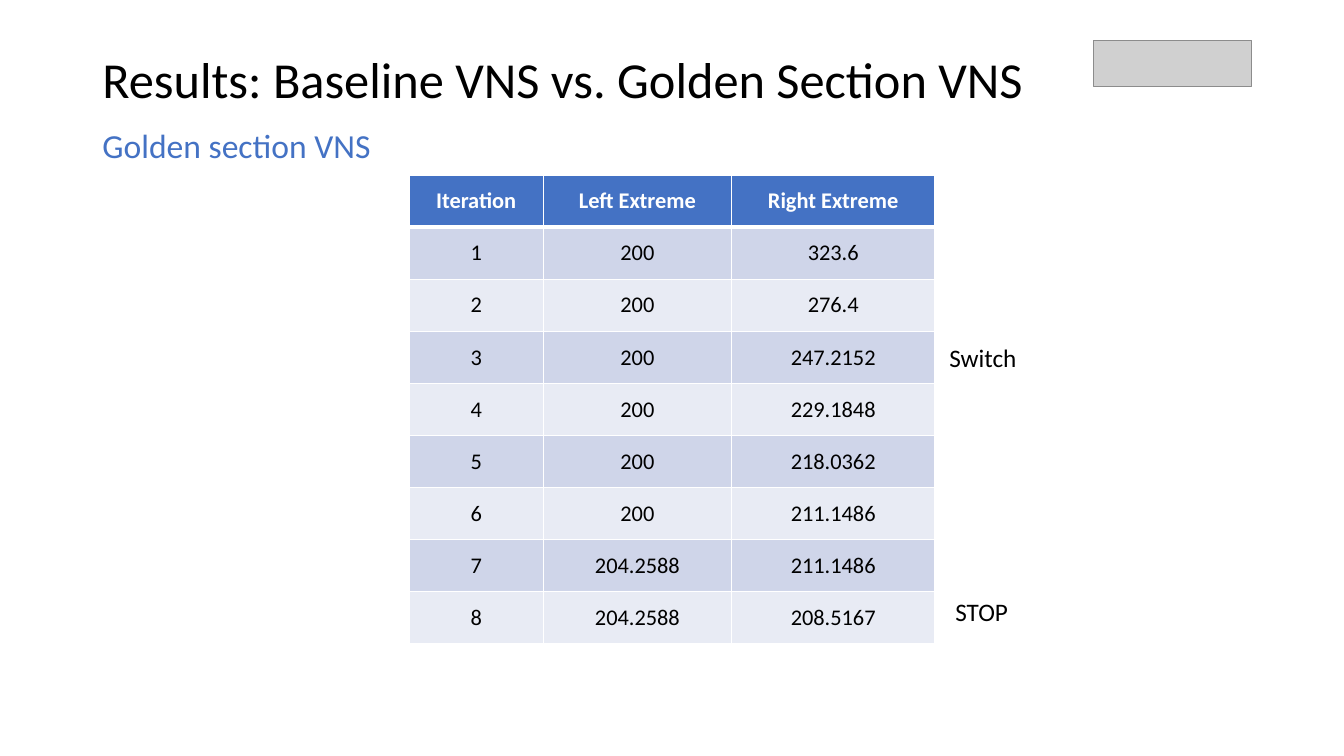
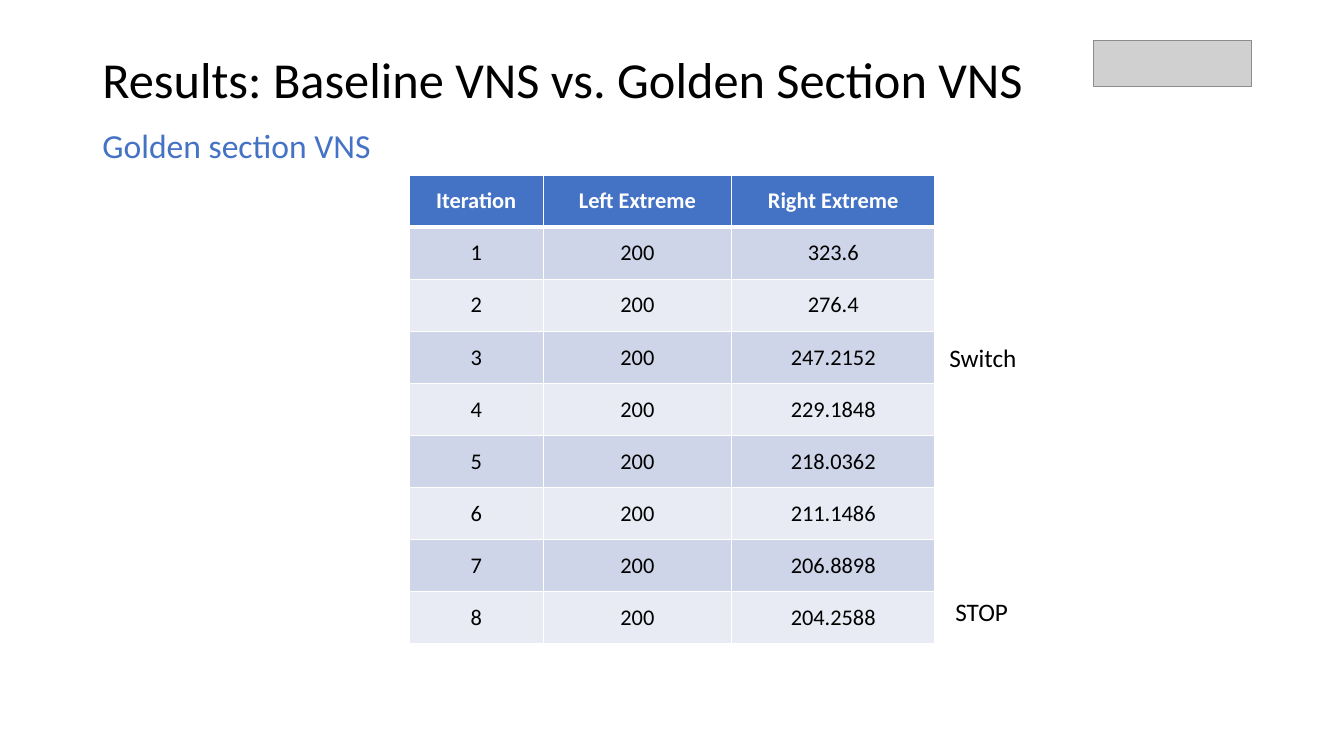
Before and after one commit to parkjan4/OptSim, a slide deck: slide 14 of Presentation.pptx (slide 13 before the commit). Drawn at 1344x756 pixels with LibreOffice and Linux fonts; fonts in the diff are those of the drawing; grey boxes stand for pictures. Boxes give left, top, right and bottom in pixels: in the first picture for what was removed or moved away, otherwise in the second. Text is boxed around its words. In the diff, an @@ line names an element or a change of style, - is before the commit and + after.

```diff
--- a/Presentation.pptx
+++ b/Presentation.pptx
@@ table at box(409, 175, 936, 644) @@
-row 8, column 2: 204.2588
+row 8, column 2: 200
-row 8, column 3: 211.1486
+row 8, column 3: 206.8898
-row 9, column 2: 204.2588
+row 9, column 2: 200
-row 9, column 3: 208.5167
+row 9, column 3: 204.2588
```
Also in this commit, not shown: 1 other slide changed, 1 slide added, 6 other files.
